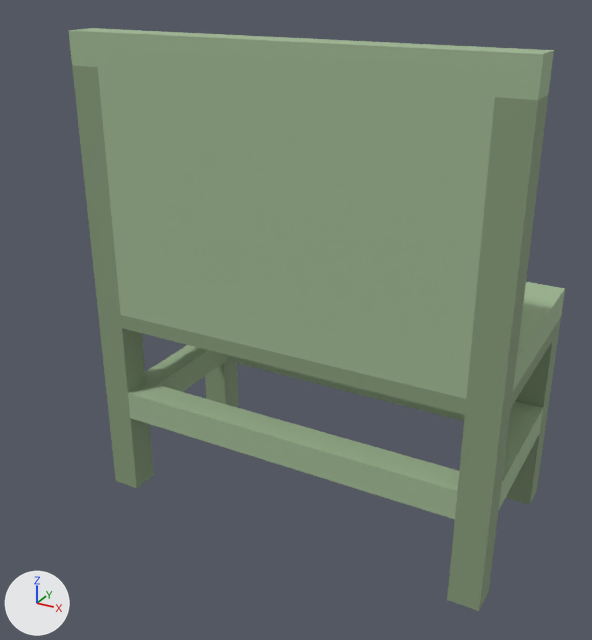
Before and after pictures for a commit that changed the glTF model assets/interiores/banco_01.glb.
Before and after are seen from a 50 mm camera at (2.63, -3.77, 2.56) aimed at (0.71, -0.29, 0.82). Arrows for +X, +Y and +Z are at lower left; the lights stay in place. The first picture is the older version. Vertices at exactly the same position are counted once.

In view in the first picture: 'banco'.
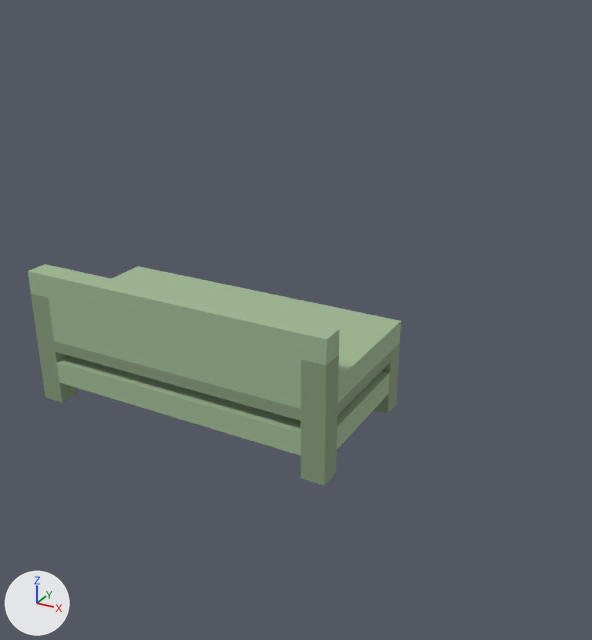
Pixel boxes (x1, y1, x2, y2) of what changed, in the pictures (592 x 640 px; the box of a moved part takes in the faces that stretch with it):
'banco', reshaped (25% narrower, 62% shorter): before (68, 28, 565, 611); after (28, 264, 401, 485)
part 1 of me_banco, moved or reshaped: before (68, 28, 554, 406); after (28, 264, 340, 416)
part 2 of me_banco, moved or reshaped: before (121, 282, 565, 423); after (54, 266, 401, 427)
part 3 of me_banco, moved or reshaped: before (122, 328, 552, 519); after (56, 352, 390, 456)
part 4 of me_banco, moved or reshaped: before (72, 65, 561, 611); after (31, 294, 400, 485)

Patch to the scene script:
```diff
--- a/assets/interiores/banco_01.glb.py
+++ b/assets/interiores/banco_01.glb.py
@@ me_banco @@
 # used by ob_banco; location = (0.0, 0.0, 0.0)
-me_banco.from_pydata(...)  # 127 vertices, 178 faces; spans x 0.0..2.0, y -1.0..0.0, z 0.0..2.29
+me_banco.from_pydata(...)  # 127 vertices, 178 faces; spans x -1.0..1.0, y -0.5..0.5, z 0.0..0.86
+# me_banco part 1: all 20 vertices in x 0.0..2.0, y -1.0..-0.86, z 2.14..2.29 are moved by (-1.0, 0.5, -1.43)
+# me_banco part 2: all 51 vertices in x 0.0..2.0, y -1.0..0.0, z 0.93..1.14 are moved by (-1.0, 0.5, -0.57)
+# me_banco part 3: all 38 vertices in x 0.0..2.0, y -1.0..-0.07, z 0.43..0.57 are moved by (-1.0, 0.5, -0.29)
+# me_banco part 4: all 18 vertices in x 0.0..2.0, y -1.0..0.0, z 0.0 are moved by (-1.0, 0.5, 0.0)
 me_banco.materials.append(mat_vertexcolor)
```
